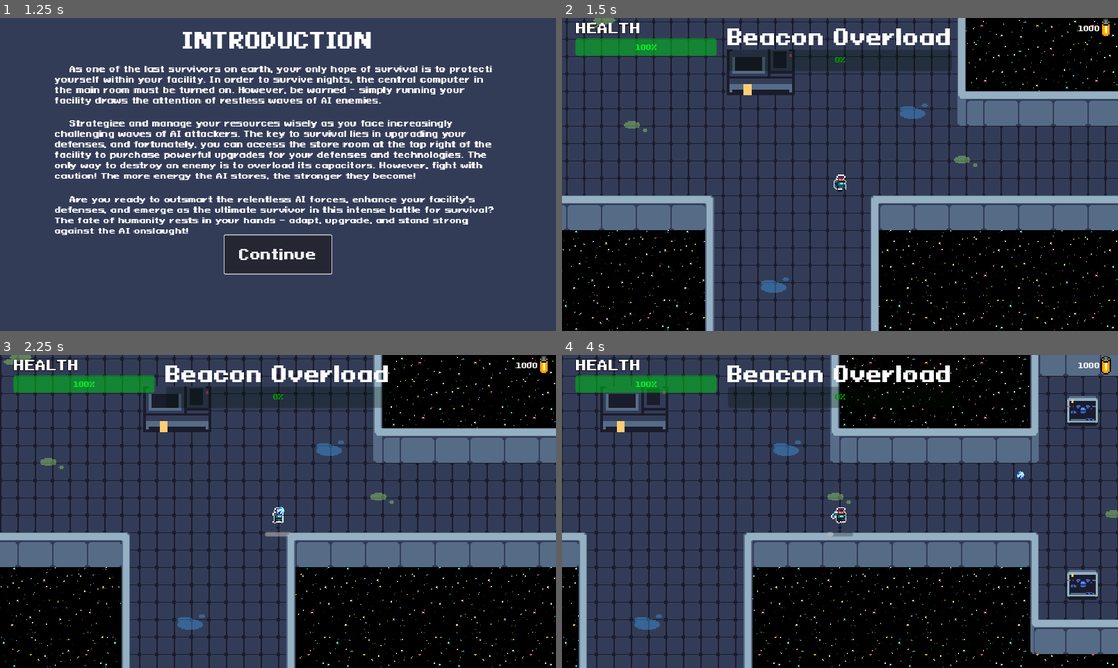
Above: before the commit, frames 1-4 (two rows, left to right).
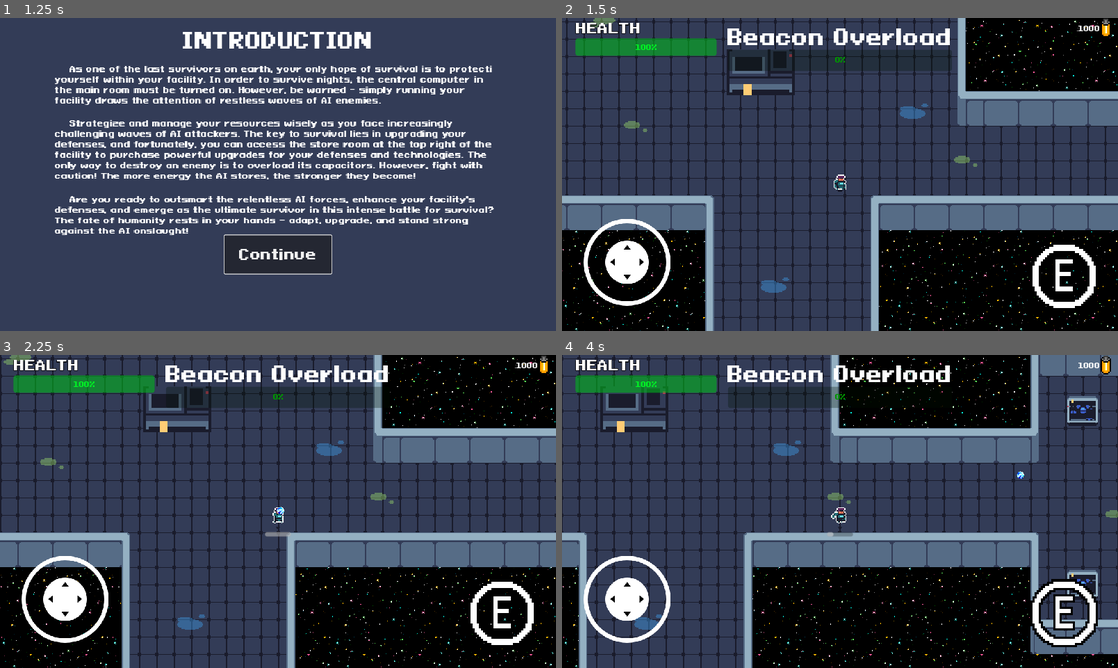
Above: after the commit, the same moments.

Repository: AugustanaCSC380January2024/final-game-solo
Game: Godot game, scene res://Scenes/main_menu.tscn
The game is run twice, just before and just after one commit, with the same random seed, the same clock (stepped at 60 frames per second) and the same inputs. Sound files missing from this copy of the repository are replaced by a short silence.
Inputs (mouse positions are in pixels of both pictures, inside the frame that each line leads up to):
- Up to frame 1 (1.25 s): click "PLAY" at 0.5 s
- Up to frame 2 (1.5 s): click "Continue" at 1.25 s
- Up to frame 3 (2.25 s): tap Enter at 2 s; move the mouse to (400, 495) at 2.02 s; hold Right (ui_right) from 2.03 s (still down); tap E (interact) at 2.1 s; click (400, 495) at 2.17 s
- Up to frame 4 (4 s): release Right (ui_right) at 2.75 s; drag from (728, 527) to (684, 408) at 2.77 s; move the mouse to (895, 442) at 3.52 s; hold Right (ui_right) from 3.53 s (still down); tap E (interact) at 3.6 s; click (895, 442) at 3.67 s

Frame 1 is identical in both runs. In frame 2, 2.3% of the frame differs, in the area x 3-97%, y 64-94%; in frame 3, 2.3%; in frame 4, 3.1%.

Commit message:
Added touch controls and exported to android

Diff:
--- a/Scenes/Game.tscn
+++ b/Scenes/Game.tscn
@@ -13,6 +13,7 @@
 [ext_resource type="PackedScene" uid="uid://dls7fao8g2jch" path="res://Scenes/win_screen.tscn" id="10_rjgmj"]
 [ext_resource type="PackedScene" uid="uid://cspwcnb5tsy1s" path="res://Scenes/introduction.tscn" id="10_wbaxq"]
 [ext_resource type="AudioStream" uid="uid://6gwx67gmxtp5" path="res://Music/Rapture (Synthwave).wav" id="12_q4q2j"]
+[ext_resource type="PackedScene" uid="uid://d3sp42xxap5qp" path="res://onscreen_controls.tscn" id="14_q6r3q"]
 
 [sub_resource type="LabelSettings" id="LabelSettings_s2p76"]
 font_size = 32
@@ -45,6 +46,8 @@
 
 [node name="Player" parent="." instance=ExtResource("2_nfu3v")]
 position = Vector2(573, 429)
+
+[node name="OnScreenControls" parent="." instance=ExtResource("14_q6r3q")]
 
 [node name="CanvasLayer" type="CanvasLayer" parent="."]
 layer = 3
--- /dev/null
+++ b/default_env.tres
@@ -0,0 +1,7 @@
+[gd_resource type="Environment" load_steps=2 format=2]
+
+[sub_resource type="ProceduralSky" id=1]
+
+[resource]
+background_mode = 2
+background_sky = SubResource( 1 )
--- /dev/null
+++ b/joystick/virtual_joystick.gd
@@ -0,0 +1,165 @@
+class_name VirtualJoystick
+
+extends Control
+
+## A simple virtual joystick for touchscreens, with useful options.
+## Github: https://github.com/MarcoFazioRandom/Virtual-Joystick-Godot
+
+# EXPORTED VARIABLE
+
+## The color of the button when the joystick is pressed.
+@export var pressed_color := Color.GRAY
+
+## If the input is inside this range, the output is zero.
+@export_range(0, 200, 1) var deadzone_size : float = 10
+
+## The max distance the tip can reach.
+@export_range(0, 500, 1) var clampzone_size : float = 75
+
+enum Joystick_mode {
+	FIXED, ## The joystick doesn't move.
+	DYNAMIC, ## Every time the joystick area is pressed, the joystick position is set on the touched position.
+	FOLLOWING ## When the finger moves outside the joystick area, the joystick will follow it.
+}
+
+## If the joystick stays in the same position or appears on the touched position when touch is started
+@export var joystick_mode := Joystick_mode.FIXED
+
+enum Visibility_mode {
+	ALWAYS, ## Always visible
+	TOUCHSCREEN_ONLY ## Visible on touch screens only
+}
+
+## If the joystick is always visible, or is shown only if there is a touchscreen
+@export var visibility_mode := Visibility_mode.ALWAYS
+
+## If true, the joystick uses Input Actions (Project -> Project Settings -> Input Map)
+@export var use_input_actions := true
+
+@export var action_left := "ui_left"
+@export var action_right := "ui_right"
+@export var action_up := "ui_up"
+@export var action_down := "ui_down"
+
+# PUBLIC VARIABLES
+
+## If the joystick is receiving inputs.
+var is_pressed := false
+
+# The joystick output.
+var output := Vector2.ZERO
+
+# PRIVATE VARIABLES
+
+var _touch_index : int = -1
+
+@onready var _base := $Base
+@onready var _tip := $Base/Tip
+
+@onready var _base_default_position : Vector2 = _base.position
+@onready var _tip_default_position : Vector2 = _tip.position
+
+@onready var _default_color : Color = _tip.modulate
+
+# FUNCTIONS
+
+func _ready() -> void:
+	if not DisplayServer.is_touchscreen_available() and visibility_mode == Visibility_mode.TOUCHSCREEN_ONLY:
+		hide()
+
+func _input(event: InputEvent) -> void:
+	if event is InputEventScreenTouch:
+		if event.pressed:
+			if _is_point_inside_joystick_area(event.position) and _touch_index == -1:
+				if joystick_mode == Joystick_mode.DYNAMIC or joystick_mode == Joystick_mode.FOLLOWING or (joystick_mode == Joystick_mode.FIXED and _is_point_inside_base(event.position)):
+					if joystick_mode == Joystick_mode.DYNAMIC or joystick_mode == Joystick_mode.FOLLOWING:
+						_move_base(event.position)
+					_touch_index = event.index
+					_tip.modulate = pressed_color
+					_update_joystick(event.position)
+					get_viewport().set_input_as_handled()
+		elif event.index == _touch_index:
+			_reset()
+			get_viewport().set_input_as_handled()
+	elif event is InputEventScreenDrag:
+		if event.index == _touch_index:
+			_update_joystick(event.position)
+			get_viewport().set_input_as_handled()
+
+func _move_base(new_position: Vector2) -> void:
+	_base.global_position = new_position - _base.pivot_offset * get_global_transform_with_canvas().get_scale()
+
+func _move_tip(new_position: Vector2) -> void:
+	_tip.global_position = new_position - _tip.pivot_offset * _base.get_global_transform_with_canvas().get_scale()
+
+func _is_point_inside_joystick_area(point: Vector2) -> bool:
+	var x: bool = point.x >= global_position.x and point.x <= global_position.x + (size.x * get_global_transform_with_canvas().get_scale().x)
+	var y: bool = point.y >= global_position.y and point.y <= global_position.y + (size.y * get_global_transform_with_canvas().get_scale().y)
+	return x and y
+
+func _get_base_radius() -> Vector2:
+	return _base.size * _base.get_global_transform_with_canvas().get_scale() / 2
+
+func _is_point_inside_base(point: Vector2) -> bool:
+	var _base_radius = _get_base_radius()
+	var center : Vector2 = _base.global_position + _base_radius
+	var vector : Vector2 = point - center
+	if vector.length_squared() <= _base_radius.x * _base_radius.x:
+		return true
+	else:
+		return false
+
+func _update_joystick(touch_position: Vector2) -> void:
+	var _base_radius = _get_base_radius()
+	var center : Vector2 = _base.global_position + _base_radius
+	var vector : Vector2 = touch_position - center
+	vector = vector.limit_length(clampzone_size)
+
+	if joystick_mode == Joystick_mode.FOLLOWING and touch_position.distance_to(center) > clampzone_size:
+		_move_base(touch_position - vector)
+
+	_move_tip(center + vector)
+
+	if vector.length_squared() > deadzone_size * deadzone_size:
+		is_pressed = true
+		output = (vector - (vector.normalized() * deadzone_size)) / (clampzone_size - deadzone_size)
+	else:
+		is_pressed = false
+		output = Vector2.ZERO
+
+	if use_input_actions:
+		if output.x > 0:
+			if Input.is_action_pressed(action_left):
+				Input.action_release(action_left)
+			_update_input_action(action_right, output.x)
+		else:
+			if Input.is_action_pressed(action_right):
+				Input.action_release(action_right)
+			_update_input_action(action_left, -output.x)
+
+		if output.y > 0:
+			if Input.is_action_pressed(action_up):
+				Input.action_release(action_up)
+			_update_input_action(action_down, output.y)
+		else:
+			if Input.is_action_pressed(action_down):
+				Input.action_release(action_down)
+			_update_input_action(action_up, -output.y)
+
+func _update_input_action(action:String, value:float):
+	if value > InputMap.action_get_deadzone(action):
+		Input.action_press(action, value)
+	elif Input.is_action_pressed(action):
+		Input.action_release(action)
+
+func _reset():
+	is_pressed = false
+	output = Vector2.ZERO
+	_touch_index = -1
+	_tip.modulate = _default_color
+	_base.position = _base_default_position
+	_tip.position = _tip_default_position
+	if use_input_actions:
+		for action in [action_left, action_right, action_down, action_up]:
+			if Input.is_action_pressed(action) or Input.is_action_just_pressed(action):
+				Input.action_release(action)
--- /dev/null
+++ b/joystick/virtual_joystick.tscn
@@ -0,0 +1,51 @@
+[gd_scene load_steps=4 format=3 uid="uid://dmr0fcamx7t56"]
+
+[ext_resource type="Script" path="res://joystick/virtual_joystick.gd" id="1_8x4dy"]
+[ext_resource type="Texture2D" uid="uid://bm30au8mjfc2f" path="res://joystick/textures/joystick_base_outline.png" id="2_jhjs2"]
+[ext_resource type="Texture2D" uid="uid://dt13r06u87fib" path="res://joystick/textures/joystick_tip_arrows.png" id="3_3etdg"]
+
+[node name="Virtual Joystick" type="Control"]
+layout_mode = 3
+anchors_preset = 2
+anchor_top = 1.0
+anchor_bottom = 1.0
+offset_top = -308.0
+offset_right = 300.0
+offset_bottom = -8.0
+grow_vertical = 0
+script = ExtResource("1_8x4dy")
+
+[node name="Base" type="TextureRect" parent="."]
+layout_mode = 1
+anchors_preset = 8
+anchor_left = 0.5
+anchor_top = 0.5
+anchor_right = 0.5
+anchor_bottom = 0.5
+offset_left = -100.0
+offset_top = -100.0
+offset_right = 100.0
+offset_bottom = 100.0
+grow_horizontal = 2
+grow_vertical = 2
+pivot_offset = Vector2(100, 100)
+mouse_force_pass_scroll_events = false
+texture = ExtResource("2_jhjs2")
+stretch_mode = 5
+
+[node name="Tip" type="TextureRect" parent="Base"]
+layout_mode = 1
+anchors_preset = 8
+anchor_left = 0.5
+anchor_top = 0.5
+anchor_right = 0.5
+anchor_bottom = 0.5
+offset_left = -50.0
+offset_top = -50.0
+offset_right = 50.0
+offset_bottom = 50.0
+grow_horizontal = 2
+grow_vertical = 2
+pivot_offset = Vector2(50, 50)
+texture = ExtResource("3_3etdg")
+stretch_mode = 5
--- /dev/null
+++ b/onscreen_controls.tscn
@@ -0,0 +1,18 @@
+[gd_scene load_steps=3 format=3 uid="uid://d3sp42xxap5qp"]
+
+[ext_resource type="PackedScene" uid="uid://dmr0fcamx7t56" path="res://joystick/virtual_joystick.tscn" id="1_n44qh"]
+[ext_resource type="Texture2D" uid="uid://duyvdxmqbri72" path="res://Assets/Sprites/EButton.png" id="2_dd3qp"]
+
+[node name="OnScreenControls" type="CanvasLayer"]
+
+[node name="Virtual Joystick" parent="." instance=ExtResource("1_n44qh")]
+action_left = "move_left_1"
+action_right = "move_right_1"
+action_up = "move_up_1"
+action_down = "move_down_1"
+
+[node name="TouchScreenButton" type="TouchScreenButton" parent="."]
+position = Vector2(1078, 516)
+scale = Vector2(4.875, 4.875)
+texture_normal = ExtResource("2_dd3qp")
+action = "interact"
--- a/project.godot
+++ b/project.godot
@@ -122,6 +122,10 @@
 ]
 }
 
+[input_devices]
+
+pointing/emulate_touch_from_mouse=true
+
 [layer_names]
 
 2d_physics/layer_1="world"
@@ -135,3 +139,4 @@
 [rendering]
 
 textures/canvas_textures/default_texture_filter=0
+textures/vram_compression/import_etc2_astc=true
--- /dev/null
+++ b/test/player.gd
@@ -0,0 +1,24 @@
+extends Sprite2D
+
+@export var speed : float = 100
+
+@export var joystick_left : VirtualJoystick
+
+@export var joystick_right : VirtualJoystick
+
+var move_vector := Vector2.ZERO
+
+func _process(delta: float) -> void:
+#	# Movement using the joystick output:
+#	if joystick_left and joystick_left.is_pressed:
+#		position += joystick_left.output * speed * delta
+
+	# Movement using Input functions:
+	move_vector = Vector2.ZERO
+	move_vector.x = Input.get_axis("ui_left", "ui_right")
+	move_vector.y = Input.get_axis("ui_up", "ui_down")
+	position += move_vector * speed * delta
+
+	# Rotation:
+	if joystick_right and joystick_right.is_pressed:
+		rotation = joystick_right.output.angle()
--- /dev/null
+++ b/test/test.tscn
@@ -0,0 +1,30 @@
+[gd_scene load_steps=4 format=3 uid="uid://bq2sqb1u1l5ve"]
+
+[ext_resource type="PackedScene" uid="uid://dmr0fcamx7t56" path="res://joystick/virtual_joystick.tscn" id="1_4k4lh"]
+[ext_resource type="Texture2D" uid="uid://b4jy3cynf4voa" path="res://icon.svg" id="2_44wa8"]
+[ext_resource type="Script" path="res://test/player.gd" id="3_dsmxw"]
+
+[node name="Test" type="Node2D"]
+
+[node name="UI" type="CanvasLayer" parent="."]
+
+[node name="Virtual joystick left" parent="UI" instance=ExtResource("1_4k4lh")]
+
+[node name="Virtual joystick right" parent="UI" instance=ExtResource("1_4k4lh")]
+anchors_preset = 3
+anchor_left = 1.0
+anchor_right = 1.0
+offset_left = -300.0
+offset_top = -300.0
+offset_right = 0.0
+offset_bottom = 0.0
+grow_horizontal = 0
+joystick_mode = 1
+use_input_actions = false
+
+[node name="Player" type="Sprite2D" parent="." node_paths=PackedStringArray("joystick_left", "joystick_right")]
+position = Vector2(600, 300)
+texture = ExtResource("2_44wa8")
+script = ExtResource("3_dsmxw")
+joystick_left = NodePath("../UI/Virtual joystick left")
+joystick_right = NodePath("../UI/Virtual joystick right")
Binary file added: Assets/Sprites/EButton.png
Not shown, added: Assets/Sprites/EButton.png.import
Not shown: 1 places in Scenes/Game.tscn that only renumber resources
Not shown, changed: export_presets.cfg
Binary file added: icon.png
Not shown, added: icon.png.import
Binary file added: joystick/textures/joystick_base_outline.png
Not shown, added: joystick/textures/joystick_base_outline.png.import
Binary file added: joystick/textures/joystick_tip.png
Not shown, added: joystick/textures/joystick_tip.png.import
Binary file added: joystick/textures/joystick_tip_arrows.png
Not shown, added: joystick/textures/joystick_tip_arrows.png.import
(and 14 more such lines)
